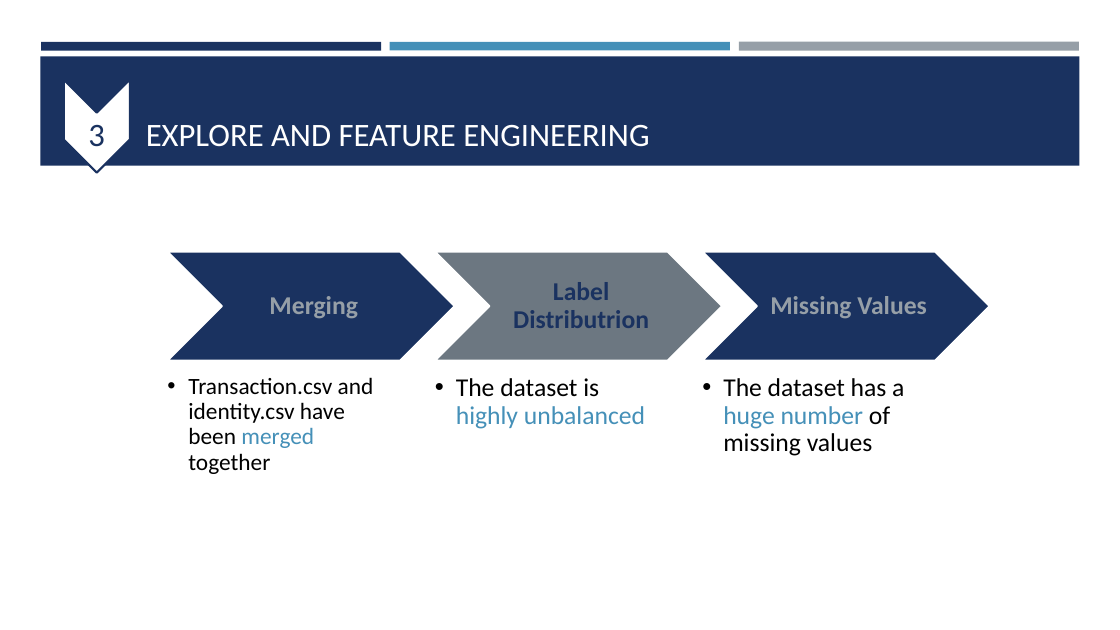
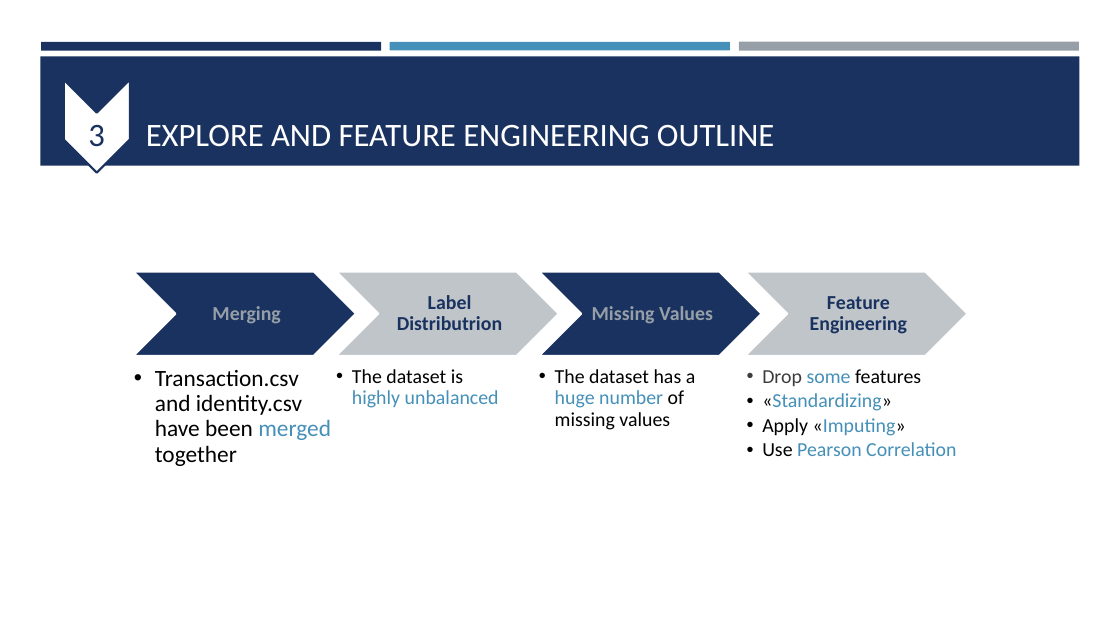
Before and after one commit to lmriccardo/fraudolent-transaction-classification, a slide deck: slide 5 of presentation/fraudolent_transaction.pptx. Drawn at 1120x630 pixels with LibreOffice and Linux fonts; fonts in the diff are those of the drawing. Boxes give left, top, right and bottom in pixels: in the first picture for what was removed or moved away, otherwise in the second. Text is boxed around its words. In the diff, an @@ line names an element or a change of style, - is before the commit and + after.

```diff
--- a/presentation/fraudolent_transaction.pptx
+++ b/presentation/fraudolent_transaction.pptx
@@ title at (x1=146, y1=124, x2=774, y2=147): text changed @@
-EXPLORE AND FEATURE ENGINEERING
+EXPLORE AND FEATURE ENGINEERING OUTLINE
@@ chevron resized from (x1=167, y1=252, x2=455, y2=361) to (x1=134, y1=271, x2=356, y2=355) @@
@@ text "Merging" moved from (x1=269, y1=296, x2=357, y2=318) to (x1=212, y1=306, x2=280, y2=324) @@
@@ chevron added at (x1=336, y1=271, x2=559, y2=355), fill #C0C5CA, outline #FFFFFF 1.75 pt @@
@@ text "Label Distributrion" moved from (x1=513, y1=282, x2=649, y2=328) to (x1=397, y1=295, x2=502, y2=330) @@
@@ chevron resized from (x1=435, y1=252, x2=723, y2=361) to (x1=539, y1=271, x2=762, y2=355) @@
@@ chevron at (x1=539, y1=271, x2=762, y2=355): fill #6C7781 to #1A3260 @@
@@ size 22 to 17 pt; less space between paragraphs in 3 elements at (x1=212, y1=306, x2=280, y2=324), (x1=397, y1=295, x2=502, y2=330), (x1=592, y1=306, x2=713, y2=324) @@
@@ text "Missing Values" moved from (x1=770, y1=296, x2=927, y2=318) to (x1=592, y1=306, x2=713, y2=324) @@
@@ chevron resized from (x1=702, y1=252, x2=990, y2=361) to (x1=745, y1=271, x2=968, y2=355) @@
@@ chevron at (x1=745, y1=271, x2=968, y2=355): fill #1A3260 to #C0C5CA @@
@@ text added at (x1=810, y1=296, x2=907, y2=334), 17 pt, text #1A3260, bold @@
+Feature Engineering
@@ text "Transaction.csv and identity.csv have been ..." rewrapped from (x1=188, y1=377, x2=374, y2=474) to (x1=155, y1=370, x2=331, y2=466) @@
@@ text "The dataset is highly unbalanced" moved from (x1=456, y1=378, x2=645, y2=429) to (x1=352, y1=369, x2=499, y2=408) @@
@@ text "The dataset is highly unbalanced" at (x1=352, y1=369, x2=499, y2=408): size 22 to 17 pt; indent changed @@
@@ text "The dataset has a huge ..." at (x1=555, y1=369, x2=696, y2=430): size 22 to 17 pt; indent changed @@
@@ text "The dataset has a huge ..." moved from (x1=723, y1=378, x2=904, y2=456) to (x1=555, y1=369, x2=696, y2=430) @@
@@ text added at (x1=762, y1=369, x2=956, y2=456), 17 pt, text #4590B8 @@
+  • Drop some features
+  • «Standardizing»
+  • Apply «Imputing»
+  • Use Pearson Correlation
```
Also in this commit, not shown: 1 other slide changed, 4 slides added, 3 other files.
